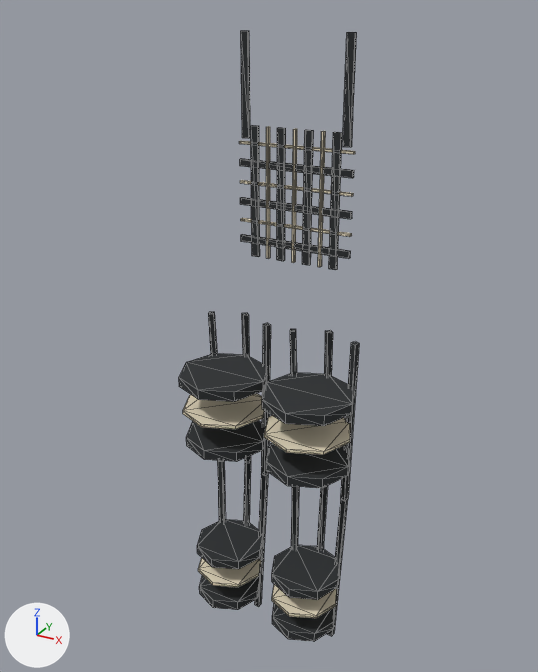
Renders of the glTF model assets/models/char_overalls_plaid.glb from each side of a commit.
The view is the same before and after, from a camera (50 mm lens) standing at (0.672, -1.197, 1.568) and looking at (-0.021, 0.062, 0.939). The axes (+X, +Y, +Z) are drawn at lower left. The lights are the same throughout. The first picture is the older version. Mesh edges are drawn as thin lines. Vertices at exactly the same position are counted once.

In view in the first picture: 'LegL', 'LegR', 'Torso'.
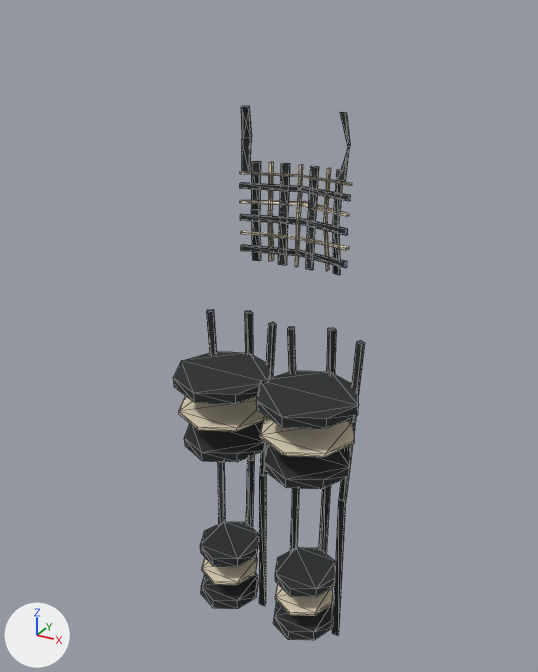
The edits, one by one:
me_legl is used by ob_legl; location (0.0, 0.0, 0.0).
me_legl had 142 vertices, 240 faces and spanned x -0.196..-0.004, y -0.091..0.11, z 0.199..0.96.
me_legl now has 142 vertices, 240 faces and spans x -0.209..0.009, y -0.107..0.123, z 0.199..0.96.
me_legl part 1: 142 of 142 vertices moved; they spanned x -0.196..-0.004, y -0.091..0.11, z 0.199..0.96 and now span x -0.209..0.009, y -0.107..0.123, z 0.199..0.96; mean shift (0.0, 0.002, 0.0).
me_legr is used by ob_legr; location (0.0, 0.0, 0.0).
me_legr had 142 vertices, 240 faces and spanned x 0.004..0.196, y -0.091..0.11, z 0.199..0.96.
me_legr now has 142 vertices, 240 faces and spans x -0.009..0.209, y -0.107..0.123, z 0.199..0.96.
me_legr part 2: 142 of 142 vertices moved; they spanned x 0.004..0.196, y -0.091..0.11, z 0.199..0.96 and now span x -0.009..0.209, y -0.107..0.123, z 0.199..0.96; mean shift (0.0, 0.002, 0.0).
me_torso is used by ob_torso; location (0.0, 0.0, 0.0).
me_torso had 120 vertices, 180 faces and spanned x -0.125..0.125, y 0.126..0.135, z 1.085..1.53.
me_torso now has 180 vertices, 300 faces and spans x -0.123..0.123, y 0.11..0.178, z 1.071..1.393.
me_torso part 3: the loose piece of 8 vertices spanning x -0.098..-0.082, y 0.126..0.132, z 1.085..1.355 is rebuilt with 12 vertices and now spans x -0.102..-0.084, y 0.126..0.147, z 1.071..1.283.
me_torso part 4: the loose piece of 8 vertices spanning x 0.082..0.098, y 0.126..0.132, z 1.085..1.355 is rebuilt with 12 vertices and now spans x 0.084..0.102, y 0.126..0.147, z 1.071..1.283.
me_torso part 5: the loose piece of 8 vertices spanning x -0.125..0.125, y 0.127..0.135, z 1.237..1.243 is rebuilt with 12 vertices and now spans x -0.122..0.122, y 0.118..0.155, z 1.229..1.239.
me_torso part 6: the loose piece of 8 vertices spanning x -0.038..-0.022, y 0.126..0.132, z 1.085..1.355 is deleted.
me_torso part 7: the loose piece of 8 vertices spanning x 0.022..0.038, y 0.126..0.132, z 1.085..1.355 is deleted.
me_torso part 8: 80 vertices removed from x -0.125..0.125, y 0.126..0.135, z 1.085..1.53; 144 vertices added at x -0.123..0.123, y 0.11..0.178, z 1.071..1.393.

Pixel boxes [x1, y1, x2, y2] of what changed, in the pictures (538 x 672 px; the box of a moved part takes in the faces that stretch with it):
'LegR', reshaped (12% wider)
    before: [262, 329, 359, 642]
    after: [256, 326, 365, 641]
'LegL', reshaped (12% wider)
    before: [179, 311, 271, 610]
    after: [173, 309, 276, 609]
'Torso', reshaped (29% shorter)
    before: [239, 30, 357, 270]
    after: [240, 106, 352, 275]
part 3 of me_torso, rebuilt (10% wider, 24% shorter)
    before: [251, 125, 260, 257]
    after: [251, 161, 261, 261]
part 4 of me_torso, rebuilt (21% narrower, 23% shorter)
    before: [329, 132, 342, 270]
    after: [333, 169, 343, 275]
part 5 of me_torso, rebuilt (18% taller)
    before: [240, 180, 354, 196]
    after: [240, 182, 351, 201]
part 6 of me_torso, deleted
    before: [277, 127, 286, 261]
part 7 of me_torso, deleted
    before: [302, 130, 314, 265]
part 8 of me_torso, moved or reshaped
    before: [239, 30, 357, 267]
    after: [240, 106, 352, 271]
